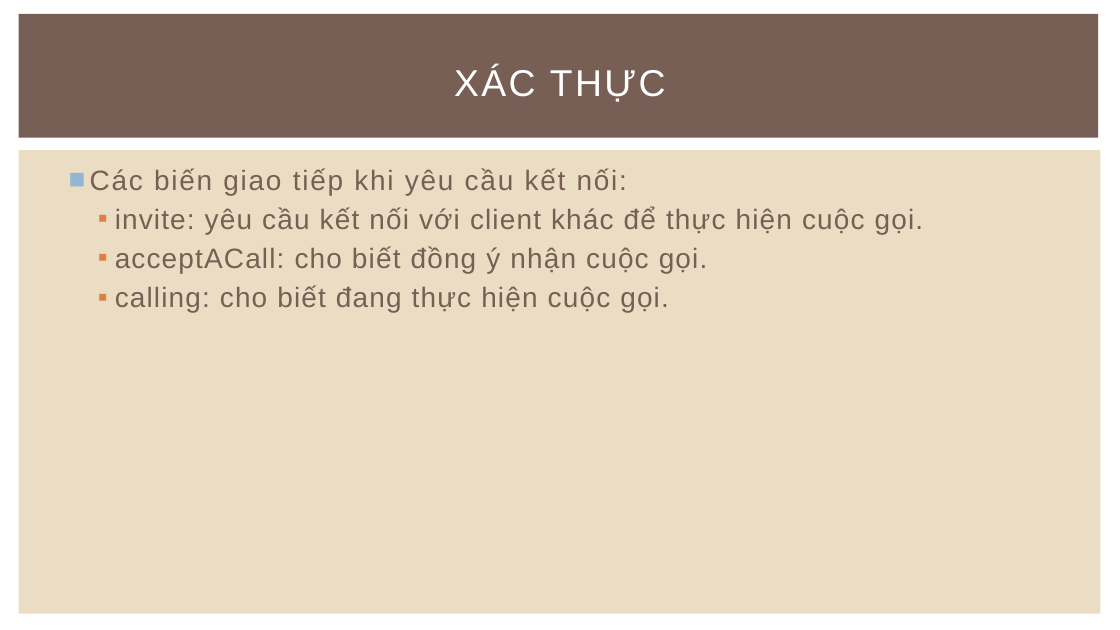
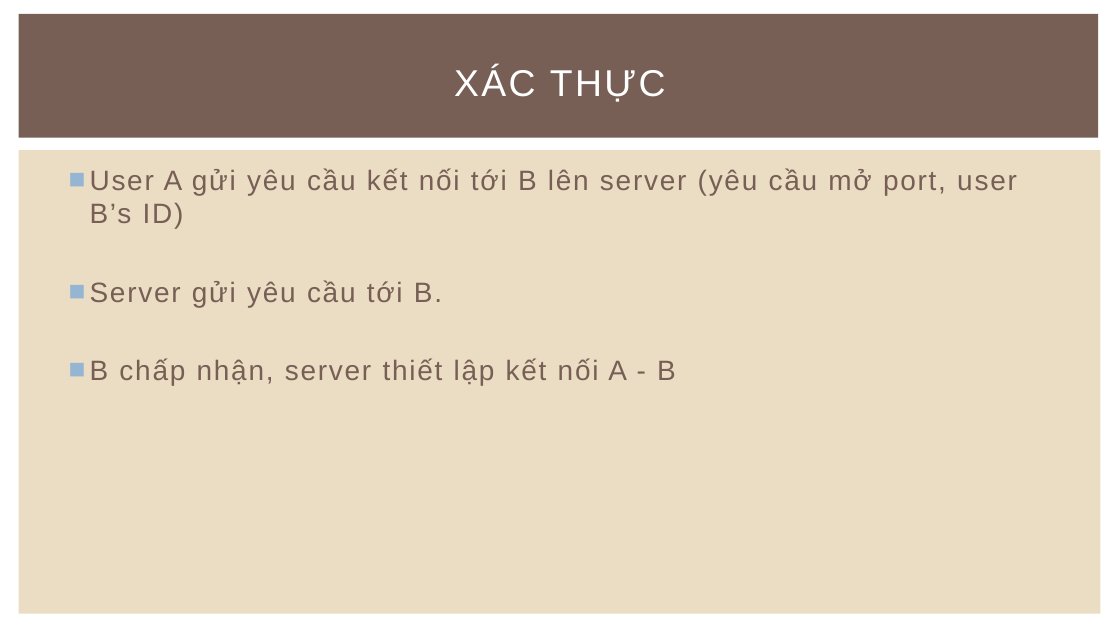
Before and after one commit to pt4everluv/-n-Java, a slide deck: slide 4 of Slide/Project.pptx. Drawn at 1120x630 pixels with LibreOffice and Linux fonts; fonts in the diff are those of the drawing. Boxes give left, top, right and bottom in pixels: in the first picture for what was removed or moved away, otherwise in the second. Text is boxed around its words. In the diff, an @@ line names an element or a change of style, - is before the commit and + after.

```diff
--- a/Slide/Project.pptx
+++ b/Slide/Project.pptx
@@ text at (x1=90, y1=168, x2=1017, y2=385): text changed @@
-■ Các biến giao tiếp khi yêu cầu kết nối:
-  ▪ invite: yêu cầu kết nối với client khác để thực hiện cuộc gọi.
-  ▪ acceptACall: cho biết đồng ý nhận cuộc gọi.
-  ▪ calling: cho biết đang thực hiện cuộc gọi.
+■ User A gửi yêu cầu kết nối tới B lên server (yêu cầu mở port, user B’s ID)
+■ Server gửi yêu cầu tới B.
+■ B chấp nhận, server thiết lập kết nối A - B
```
Also in this commit, not shown: 3 other slides changed.
